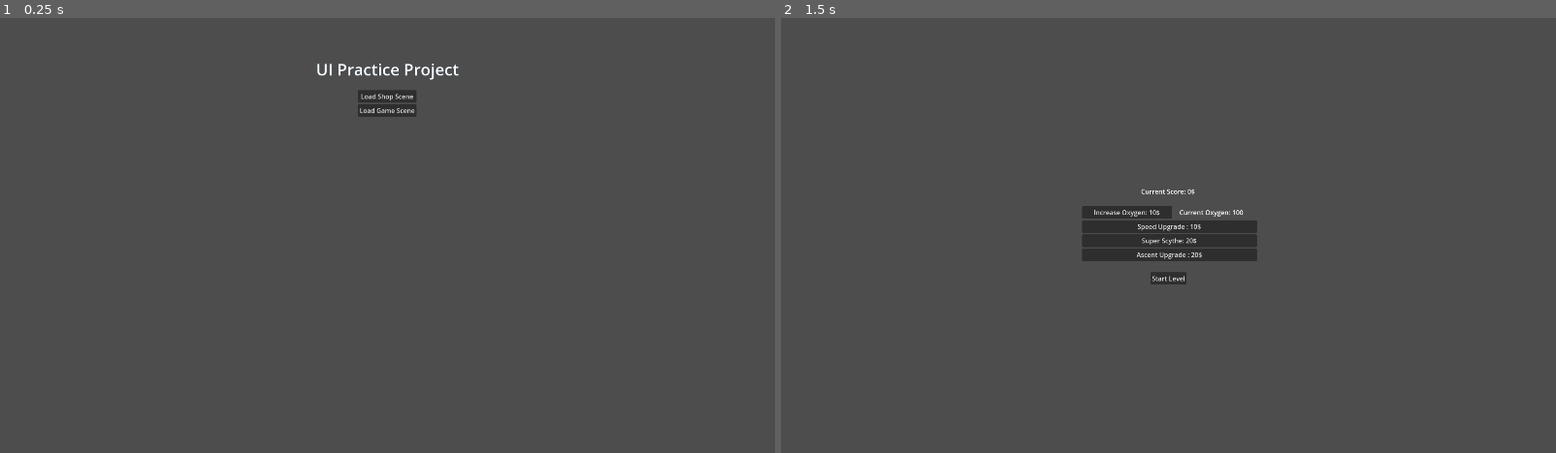
Above: before the commit, frames 1-2 (left to right).
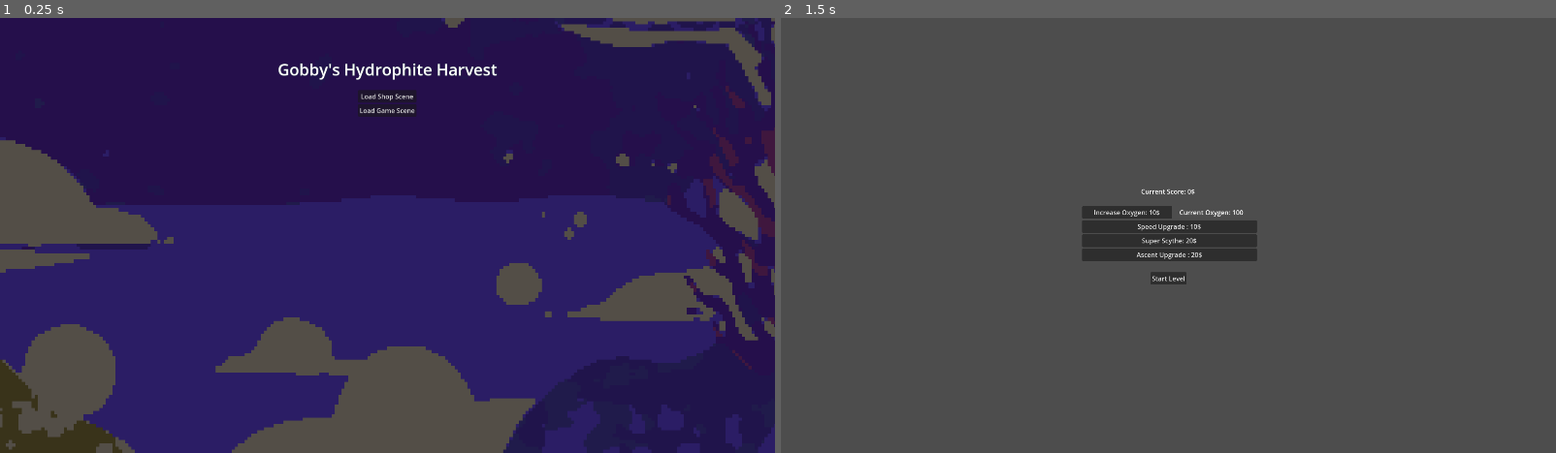
Above: after the commit, the same moments.

Repository: DSurguy/spring-2024-2d-jam
Game: Godot game, scene res://scenes/MainScene/MainScene.tscn
The game is run twice, just before and just after one commit, with the same random seed, the same clock (stepped at 60 frames per second) and the same inputs. Sound files missing from this copy of the repository are replaced by a short silence.
Inputs (mouse positions are in pixels of both pictures, inside the frame that each line leads up to):
- Up to frame 1 (0.25 s): no input
- Up to frame 2 (1.5 s): tap Enter (ui_accept) at 0.5, 0.77 s; move the mouse to (1339, 213) at 0.52 s; hold D (move_right) 0.53-1.25 s; tap Down (aim_down) at 0.6 s; click "Load Shop Scene" at 1.25 s

The runs differ from the first frame. In frame 1, 83% of the frame differs, in the area x 0-100%, y 0-100%; in frame 2, nothing differs.

Commit message:
Add fancy boobles to main menu

Diff:
--- a/scenes/MainMenu/MainMenu.tscn
+++ b/scenes/MainMenu/MainMenu.tscn
@@ -1,6 +1,8 @@
-[gd_scene load_steps=2 format=3 uid="uid://dfwtjv78bol0l"]
+[gd_scene load_steps=4 format=3 uid="uid://dfwtjv78bol0l"]
 
 [ext_resource type="Script" path="res://scenes/MainMenu/MainMenu.gd" id="1_37hwn"]
+[ext_resource type="PackedScene" uid="uid://bfvxikfk86o28" path="res://scenes/GameScene/parallax_background.tscn" id="2_etga2"]
+[ext_resource type="PackedScene" uid="uid://pcy4tjpv8m4f" path="res://scenes/particles/BubbleUpEmitter.tscn" id="3_pqpui"]
 
 [node name="MainMenu" type="Node2D"]
 script = ExtResource("1_37hwn")
@@ -34,7 +36,7 @@
 layout_mode = 2
 theme_override_font_sizes/normal_font_size = 40
 bbcode_enabled = true
-text = "[center][outline_size={3}][outline_color=#31424f]UI Practice Project[/outline_color][/outline_size][/center]"
+text = "[center][outline_size={3}][outline_color=#31424f]Gobby's Hydrophite Harvest[/outline_color][/outline_size][/center]"
 fit_content = true
 scroll_active = false
 
@@ -52,5 +54,28 @@
 layout_mode = 2
 text = "Load Game Scene"
 
+[node name="ParallaxBackground" parent="." instance=ExtResource("2_etga2")]
+
+[node name="BubbleUpEmitter" parent="." instance=ExtResource("3_pqpui")]
+position = Vector2(104, 1154)
+
+[node name="BubbleUpEmitter2" parent="." instance=ExtResource("3_pqpui")]
+position = Vector2(803, 1154)
+
+[node name="BubbleUpEmitter3" parent="." instance=ExtResource("3_pqpui")]
+position = Vector2(1056, 1154)
+
+[node name="BubbleUpEmitter5" parent="." instance=ExtResource("3_pqpui")]
+position = Vector2(1749, 1154)
+
+[node name="BubbleUpEmitter6" parent="." instance=ExtResource("3_pqpui")]
+position = Vector2(1498, 1154)
+
+[node name="BubbleUpEmitter7" parent="." instance=ExtResource("3_pqpui")]
+position = Vector2(1313, 1154)
+
+[node name="BubbleUpEmitter4" parent="." instance=ExtResource("3_pqpui")]
+position = Vector2(425, 1154)
+
 [connection signal="pressed" from="CanvasLayer/MainMenu/VBoxContainer/CenterContainer/VBoxContainer/LoadShopScene" to="." method="_on_load_shop_scene_button_pressed"]
 [connection signal="pressed" from="CanvasLayer/MainMenu/VBoxContainer/CenterContainer/VBoxContainer/LoadGameScene" to="." method="_on_load_game_scene_button_pressed"]
--- /dev/null
+++ b/scenes/particles/BubbleUpEmitter.tscn
@@ -0,0 +1,22 @@
+[gd_scene load_steps=3 format=3 uid="uid://pcy4tjpv8m4f"]
+
+[ext_resource type="Texture2D" uid="uid://bh6wspumuk2jm" path="res://assets/sprites/bubble.png" id="1_tu1fp"]
+
+[sub_resource type="ParticleProcessMaterial" id="ParticleProcessMaterial_nm7ii"]
+particle_flag_disable_z = true
+direction = Vector3(0, -1, 0)
+spread = 5.0
+initial_velocity_min = 50.0
+initial_velocity_max = 200.0
+gravity = Vector3(0, -20, 0)
+linear_accel_min = 5.0
+linear_accel_max = 50.0
+turbulence_enabled = true
+
+[node name="BubbleUpEmitter" type="Node2D"]
+
+[node name="GPUParticles2D" type="GPUParticles2D" parent="."]
+texture_filter = 1
+process_material = SubResource("ParticleProcessMaterial_nm7ii")
+texture = ExtResource("1_tu1fp")
+lifetime = 30.0
Not shown: 1 places in scenes/GameScene/parallax_background.tscn that only renumber resources
